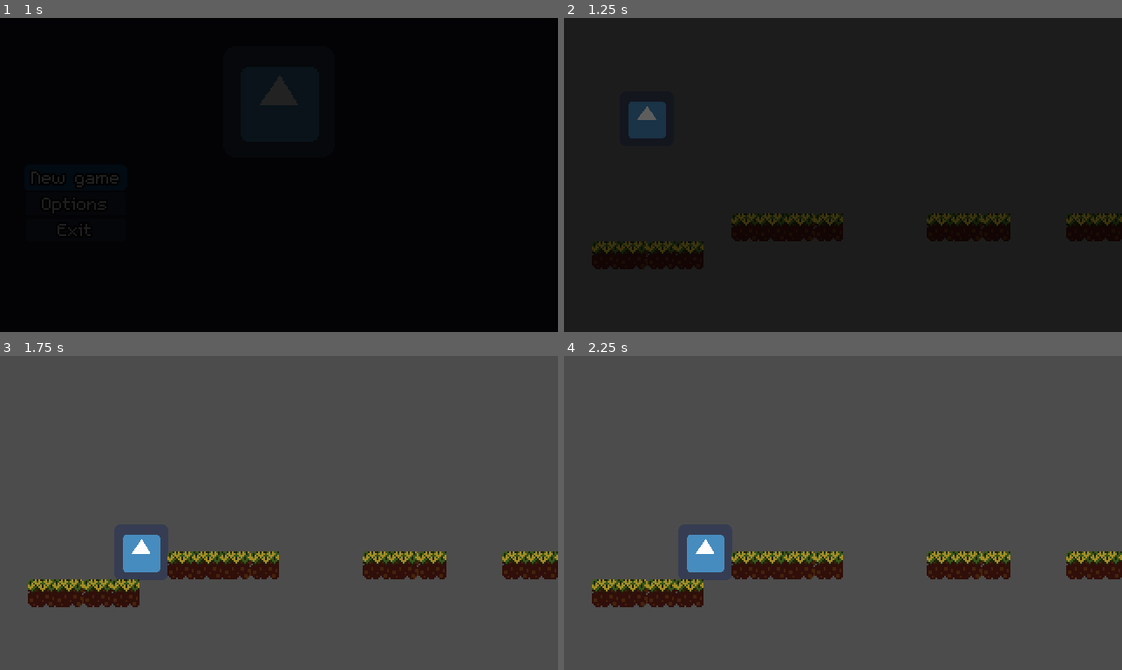
Above: before the commit, frames 1-4 (two rows, left to right).
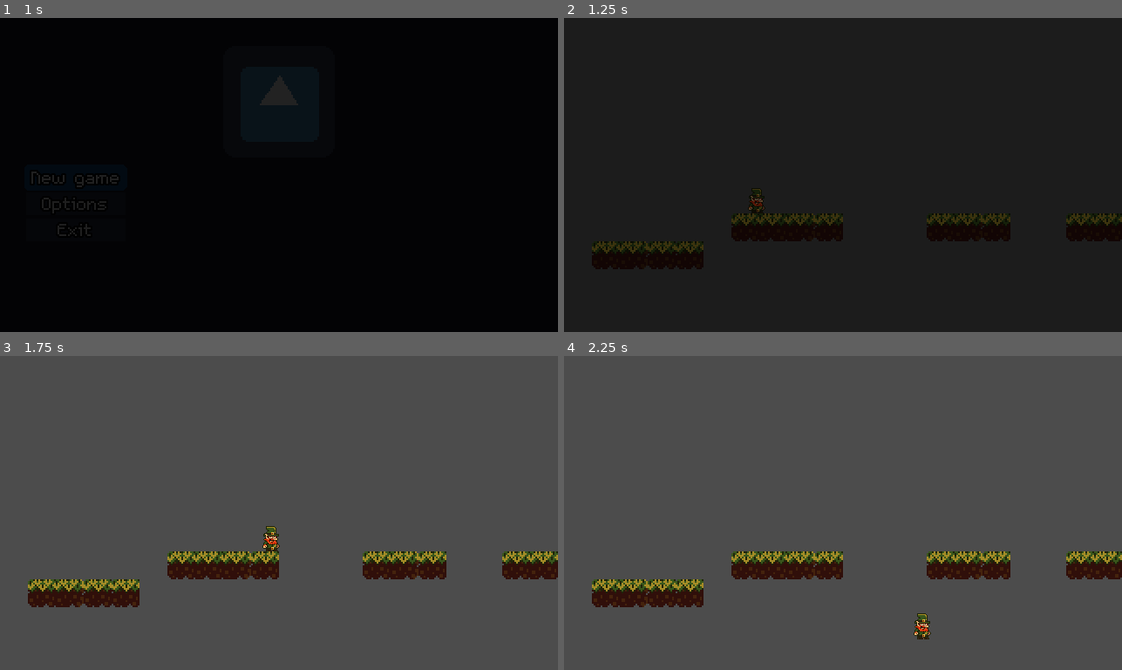
Above: after the commit, the same moments.

Repository: blabtonic/Tipperary-Climber
Game: Godot game, scene res://Game/Game.tscn
Two runs of this game, one before a commit and one after it. Both use one fixed random seed, a clock stepped at 60 frames per second and the inputs below. The engine's default icon, where the game draws it, is replaced by a stand-in: a white triangle on a blue panel in a dark square.
Inputs:
- Up to frame 1 (1 s): click "New game" at 0.5 s
- Up to frame 2 (1.25 s): no input
- Up to frame 3 (1.75 s): tap Enter at 1.25 s; hold Right (ui_right) from 1.28 s (still down); tap Space (Jump) at 1.35, 1.52 s
- Up to frame 4 (2.25 s): keep holding Right (ui_right); tap Space (Jump) at 1.82, 2.1 s

Frame 1 is identical in both runs. In frame 2, 0.8% of the frame differs, in the area x 11-36%, y 26-62%; in frame 3, 1.0%; in frame 4, 1.0%, in the area x 22-66%, y 56-91%.

Commit message:
flip horizontal when input is pressed

Diff:
--- a/Levels/LevelScene.tscn
+++ b/Levels/LevelScene.tscn
@@ -1,25 +1,50 @@
-[gd_scene load_steps=5 format=2]
+[gd_scene load_steps=12 format=2]
 
-[ext_resource path="res://icon.png" type="Texture" id=1]
+[ext_resource path="res://Assets/Player/Lucky/0_idle.png" type="Texture" id=1]
 [ext_resource path="res://Levels/Player.gd" type="Script" id=2]
 [ext_resource path="res://Assets/TileMap/Platform_1.tres" type="TileSet" id=3]
+[ext_resource path="res://Assets/Player/Lucky/0_jump.png" type="Texture" id=4]
+[ext_resource path="res://Assets/Player/Lucky/1_run.png" type="Texture" id=5]
+[ext_resource path="res://Assets/Player/Lucky/0_jump_fall.png" type="Texture" id=6]
+[ext_resource path="res://Assets/Player/Lucky/0_run.png" type="Texture" id=7]
+[ext_resource path="res://Assets/Player/Lucky/0_jump_start.png" type="Texture" id=8]
+[ext_resource path="res://Assets/Player/Lucky/1_idle.png" type="Texture" id=9]
+
+[sub_resource type="SpriteFrames" id=2]
+animations = [ {
+"frames": [ ExtResource( 9 ), ExtResource( 8 ), ExtResource( 4 ), ExtResource( 6 ), ExtResource( 8 ) ],
+"loop": true,
+"name": "Jump",
+"speed": 5.0
+}, {
+"frames": [ ExtResource( 9 ), ExtResource( 7 ), ExtResource( 9 ), ExtResource( 5 ) ],
+"loop": true,
+"name": "Run",
+"speed": 5.0
+}, {
+"frames": [ ExtResource( 1 ) ],
+"loop": true,
+"name": "Idle",
+"speed": 5.0
+} ]
 
 [sub_resource type="RectangleShape2D" id=1]
-extents = Vector2( 14.9961, 15.7834 )
+extents = Vector2( 4.79263, 7.6116 )
 
 [node name="World" type="Node"]
 
 [node name="Player" type="KinematicBody2D" parent="."]
-position = Vector2( 47.4316, 48.5347 )
+position = Vector2( 110.568, 104.145 )
 script = ExtResource( 2 )
 __meta__ = {
 "_edit_group_": true
 }
 
-[node name="Sprite" type="Sprite" parent="Player"]
+[node name="Sprite" type="AnimatedSprite" parent="Player"]
 position = Vector2( 0, 9.53674e-07 )
 scale = Vector2( 0.484354, 0.494133 )
-texture = ExtResource( 1 )
+frames = SubResource( 2 )
+animation = "Idle"
 
 [node name="CollisionShape2D" type="CollisionShape2D" parent="Player"]
 shape = SubResource( 1 )
--- a/Levels/Player.gd
+++ b/Levels/Player.gd
@@ -15,8 +15,10 @@
 	# Player Movement
 	if Input.is_action_pressed('ui_right'):
 		motion.x = 100
+		$Sprite.flip_h = false
 	elif Input.is_action_pressed('ui_left'):
 		motion.x = -100
+		$Sprite.flip_h = true
 	else:
 		motion.x = 0
 	# Jump added
